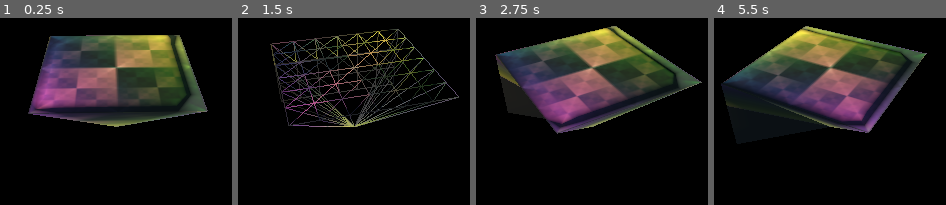
Above: before the commit, frames 1-4 (left to right).
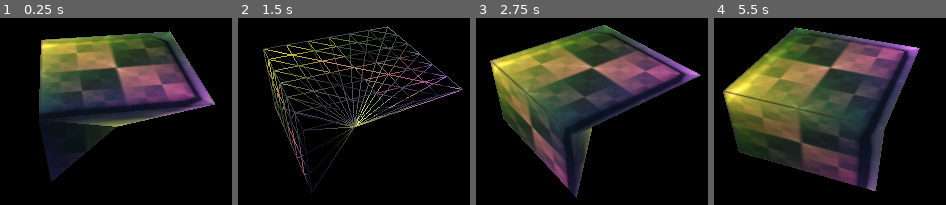
Above: after the commit, the same moments.

Repository: jinjagit/face_with_margin
Game: Godot game, scene res://Main.tscn
Same seed, same stepped clock (60 frames per second), same inputs: the game is played once before the commit and once after it.
Inputs:
- Up to frame 1 (0.25 s): no input
- Up to frame 2 (1.5 s): tap Enter at 0.5 s; hold P 0.53-1.28 s; tap P at 1.35 s
- Up to frame 3 (2.75 s): hold P from 2.03 s (still down)
- Up to frame 4 (5.5 s): release P at 2.78 s; tap P at 2.85, 4.35 s; hold P 3.53-4.28 s; hold P from 5.03 s (still down)

The runs differ from the first frame. In frame 1, 32% of the frame differs, in the area x 12-93%, y 6-88%; in frame 2, 17%; in frame 3, 37%; in frame 4, 47%, in the area x 3-92%, y 4-93%.

Commit message:
set uvs for top edge margin

Diff:
--- a/FaceWithMarginMesh.gd
+++ b/FaceWithMarginMesh.gd
@@ -74,7 +74,13 @@
 				# TODO: display 'horizontally' as appropriate
 				percent = Vector2((x * 1.0) / (resolution - 1), 0.0)
 				pointOnUnitCube = new_normal + (percent.x - 0.5) * 2.0 * axisA + (percent.y - 0.5) * 2.0 * axisB
-				uv_array[i] = Vector2(0.0, 0.0)
+
+				# x already in correct range 0 <-> resolution - 1
+				# y is - margin to - 1
+				# so we want (0, - margin) = (0, 1)     and     (resolution - 1, - margin)  = (1, 1)
+				# and        (0, 0)        = (0, 0)     and     (resolution - 1, 0)         = (1, 0)
+
+				uv_array[i] = Vector2((x * 1.0) / (resolution - 1), (y * 1.0) / (margin * -1))
 
 			# elif y < 0: # top right margin square
 			# elif x < 0 and y < resolution # left edge margin
--- a/Planet.tscn
+++ b/Planet.tscn
@@ -11,7 +11,7 @@
 script = ExtResource( 1 )
 
 [node name="FaceWithMargin" type="MeshInstance" parent="."]
-transform = Transform( -0.999937, 0, 0.0274586, 0, 1, 0, -0.0274586, 0, -0.999937, 0, 0, 0 )
+transform = Transform( 0.0987487, 0, -0.995707, 0, 1, 0, 0.995707, 0, 0.0987487, 0, 0, 0 )
 material_override = SubResource( 1 )
 script = ExtResource( 4 )
 normal = Vector3( 0, 1, 0 )
